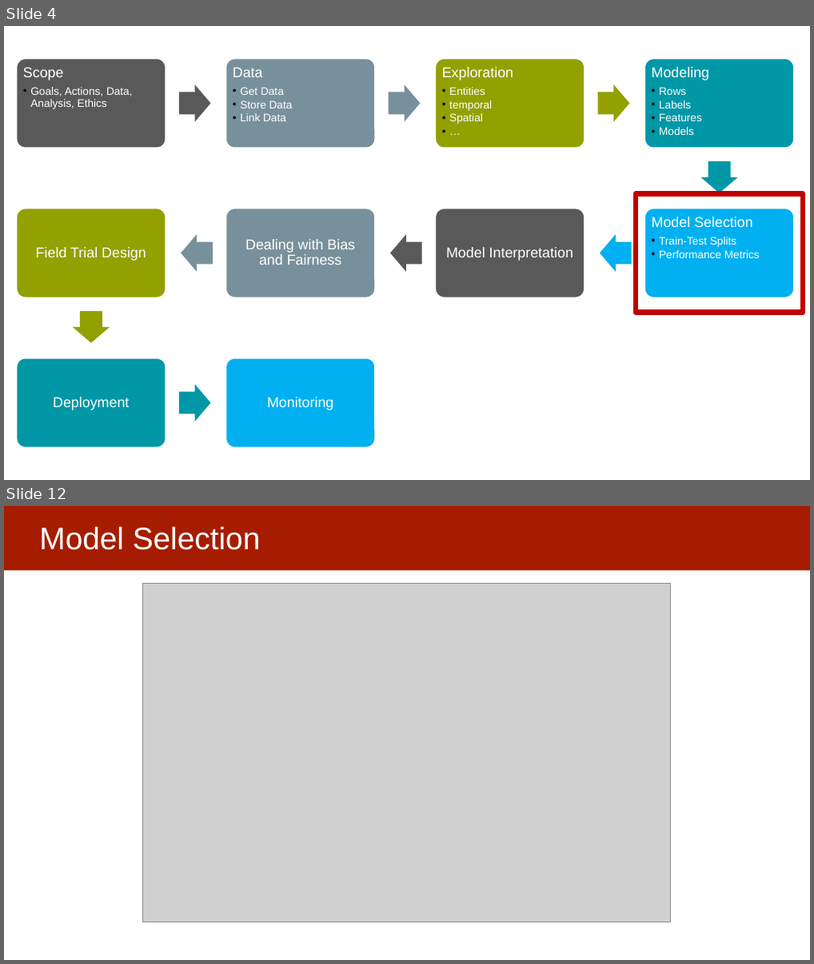
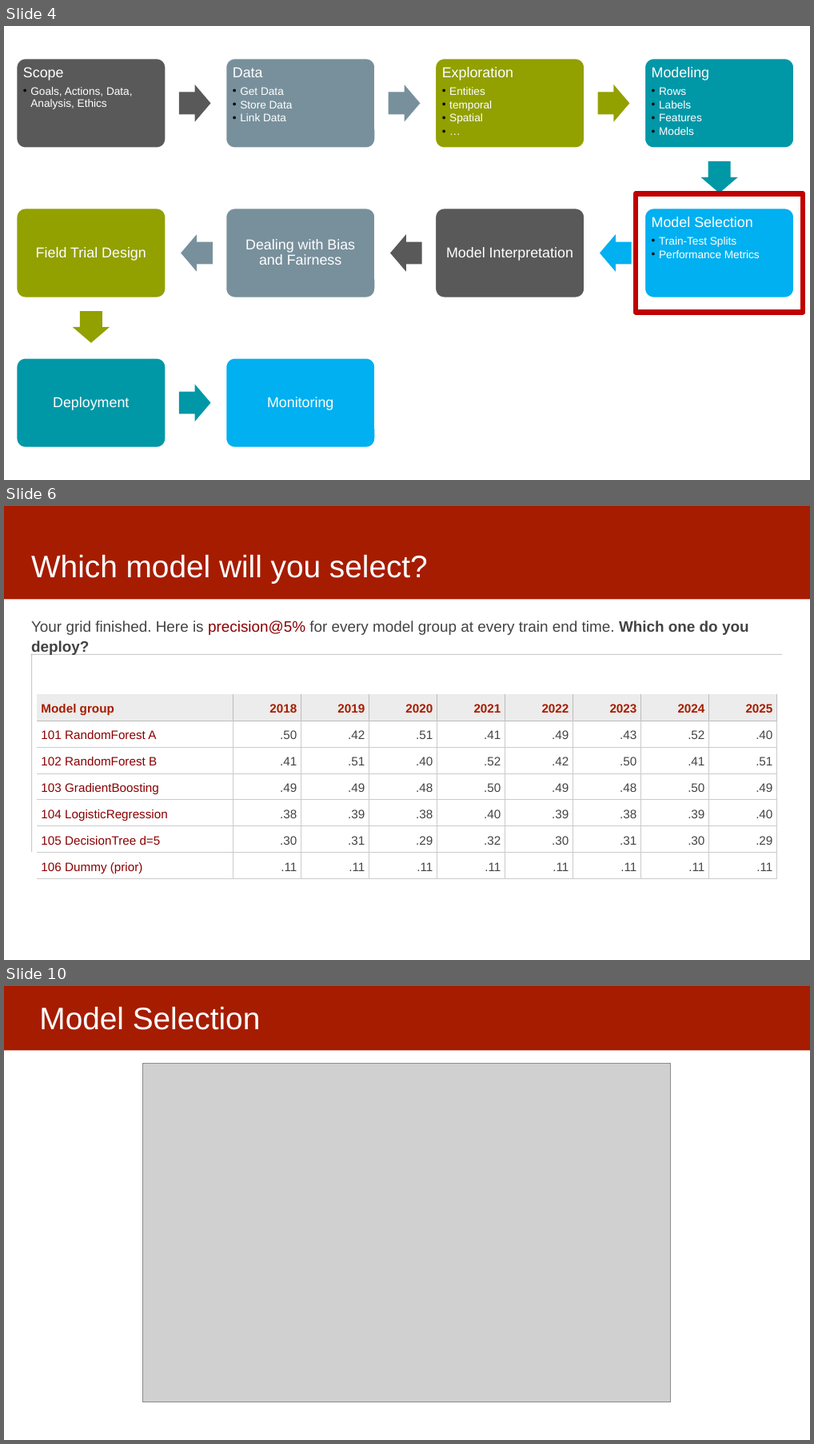
Before and after one commit to dssg/mlforpublicpolicylab, a slide deck: Lectures/15-ml-in-practice-and-model-selection-part-3.pptx. Shown one above the other, each under a label of ours: slides 4 and 12 before the commit, slides 4, 6 and 10 after it; the slides between them are not shown. The pictures are 814x964 and 814x1444 pixels, drawn with LibreOffice and Linux fonts; fonts in the diff are those of the drawing; grey boxes stand for pictures. Boxes give left, top, right and bottom in pixels: in the first picture for what was removed or moved away, otherwise in the second. Text is boxed around its words. In the diff, an @@ line names an element or a change of style, - is before the commit and + after.

```diff
--- a/Lectures/15-ml-in-practice-and-model-selection-part-3.pptx
+++ b/Lectures/15-ml-in-practice-and-model-selection-part-3.pptx
@@ slide 6 added at box(4, 506, 810, 960), background #FFFFFF @@
@@ rectangle added at box(4, 506, 810, 599), fill #A61C00 @@
@@ title added at box(31, 555, 428, 583), 37 pt, text #FFFFFF @@
+Which model will you select?
@@ text added at box(31, 620, 750, 656), 18 pt, text #434343 @@
+Your grid finished. Here is precision@5% for every model group at every train end time. Which one do you deploy?
@@ line added from (31, 654) to (782, 654), #141413 0.95 pt @@
@@ line added from (32, 654) to (32, 852), #141413 0.95 pt @@
@@ table added at box(37, 694, 775, 879), 7 rows, 9 columns @@
+Model group | 2018 | 2019 | 2020 | 2021 | 2022 | 2023 | 2024 | 2025
+101 RandomForest A | .50 | .42 | .51 | .41 | .49 | .43 | .52 | .40
+102 RandomForest B | .41 | .51 | .40 | .52 | .42 | .50 | .41 | .51
+103 GradientBoosting | .49 | .49 | .48 | .50 | .49 | .48 | .50 | .49
+104 LogisticRegression | .38 | .39 | .38 | .40 | .39 | .38 | .39 | .40
+105 DecisionTree d=5 | .30 | .31 | .29 | .32 | .30 | .31 | .30 | .29
+106 Dummy (prior) | .11 | .11 | .11 | .11 | .11 | .11 | .11 | .11
@@ what was slide 12 is now slide 10 @@
```
Also in this commit, not shown: 2 slides changed, 10 other slides added, 12 slides removed.
